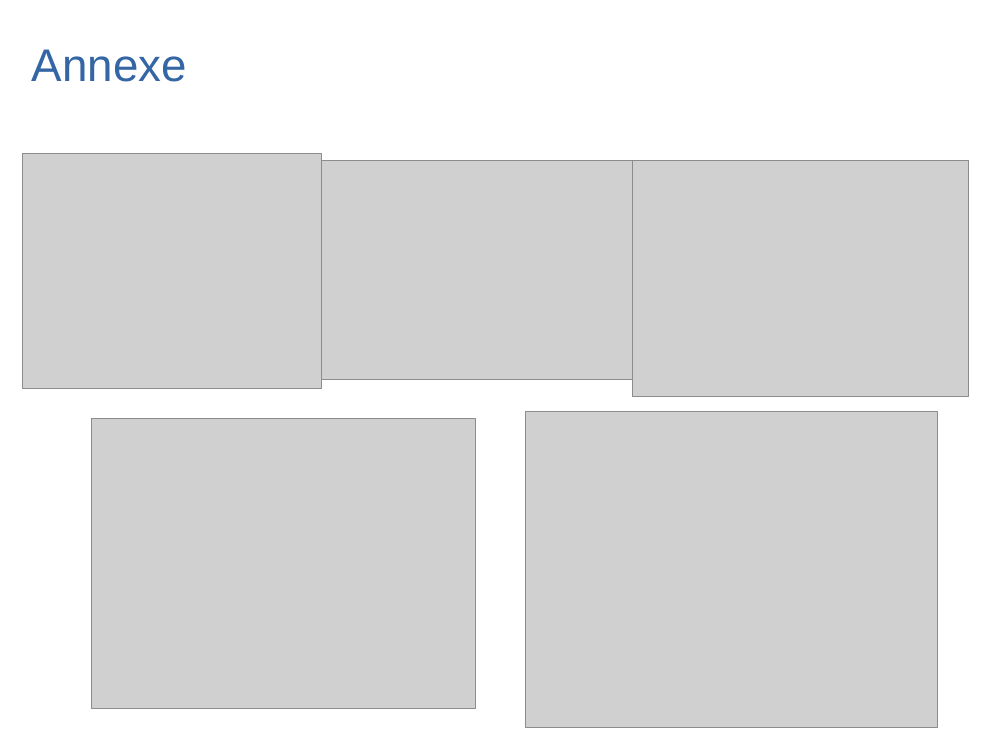
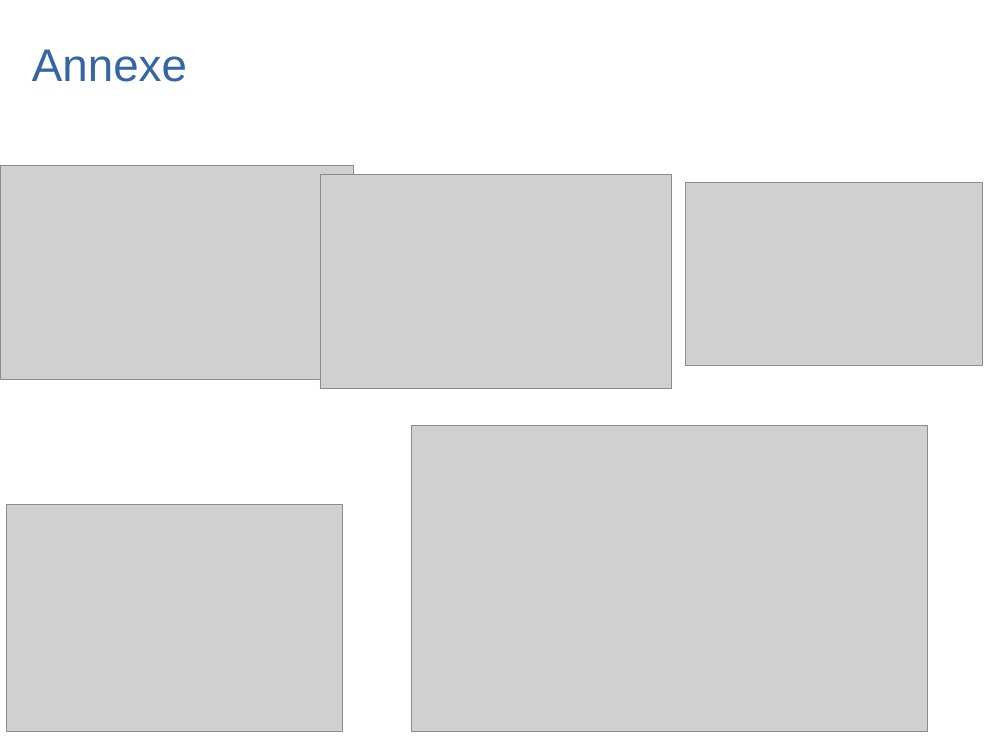
Before and after one commit to Bar0lg/TIPE_Project_Picross, a slide deck: slide 71 of DIAPO_TIPE_V3.odp. Drawn at 1008x756 pixels with LibreOffice and Linux fonts; fonts in the diff are those of the drawing; grey boxes stand for pictures. Boxes give left, top, right and bottom in pixels: in the first picture for what was removed or moved away, otherwise in the second. Text is boxed around its words. In the diff, an @@ line names an element or a change of style, - is before the commit and + after.

```diff
--- a/DIAPO_TIPE_V3.odp
+++ b/DIAPO_TIPE_V3.odp
@@ picture: place and size @@
-picture at (23,154,321,389)
+picture at (0,166,354,380)
@@ picture: place and size @@
-picture at (321,160,632,380)
+picture at (320,174,672,389)
@@ picture: place and size @@
-picture at (632,160,969,397)
+picture at (686,183,982,366)
@@ picture: place and size @@
-picture at (526,412,938,727)
+picture at (412,425,928,732)
@@ picture: place and size @@
-picture at (91,418,476,709)
+picture at (6,504,343,732)
```
Also in this commit, not shown: 6 other slides changed, 2 slides added, 2 slides removed, 13 other files.
